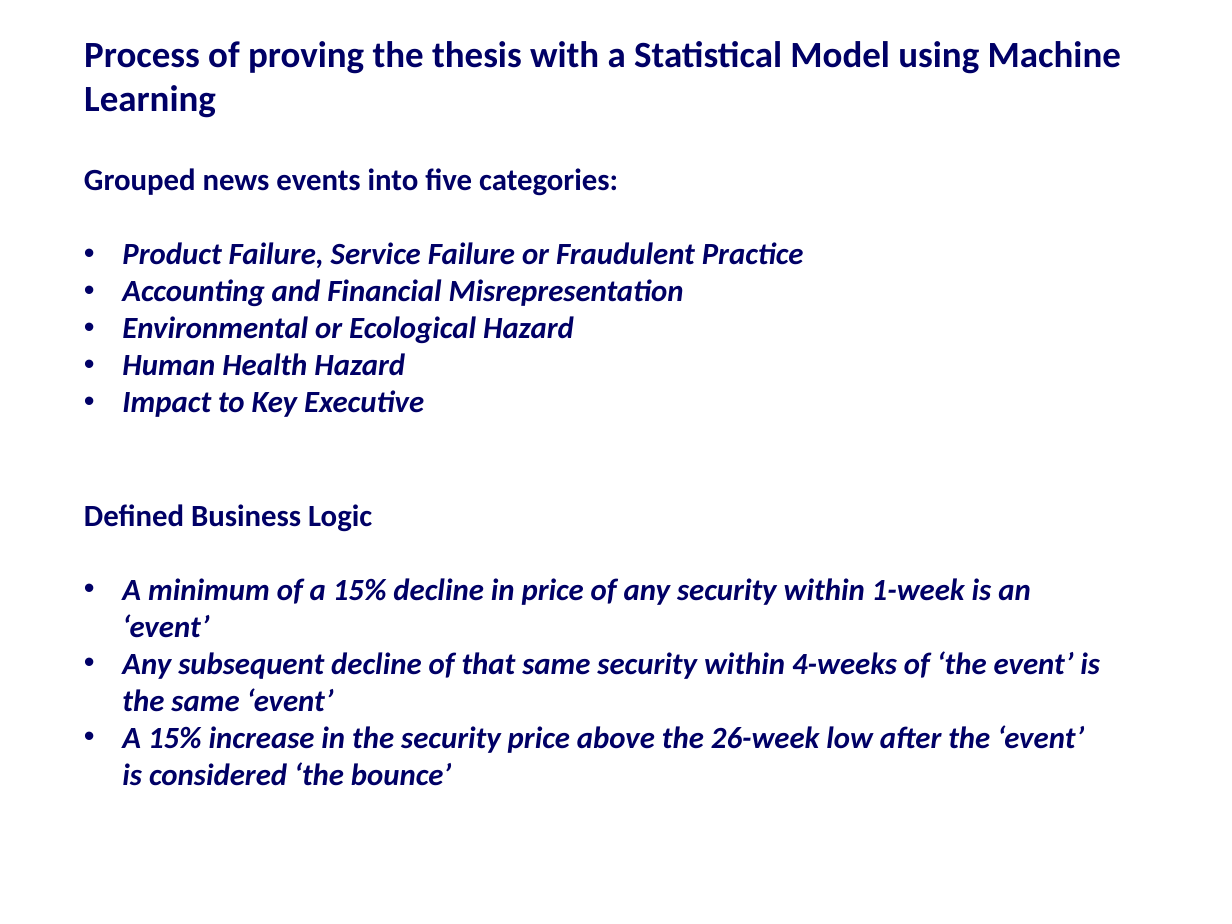
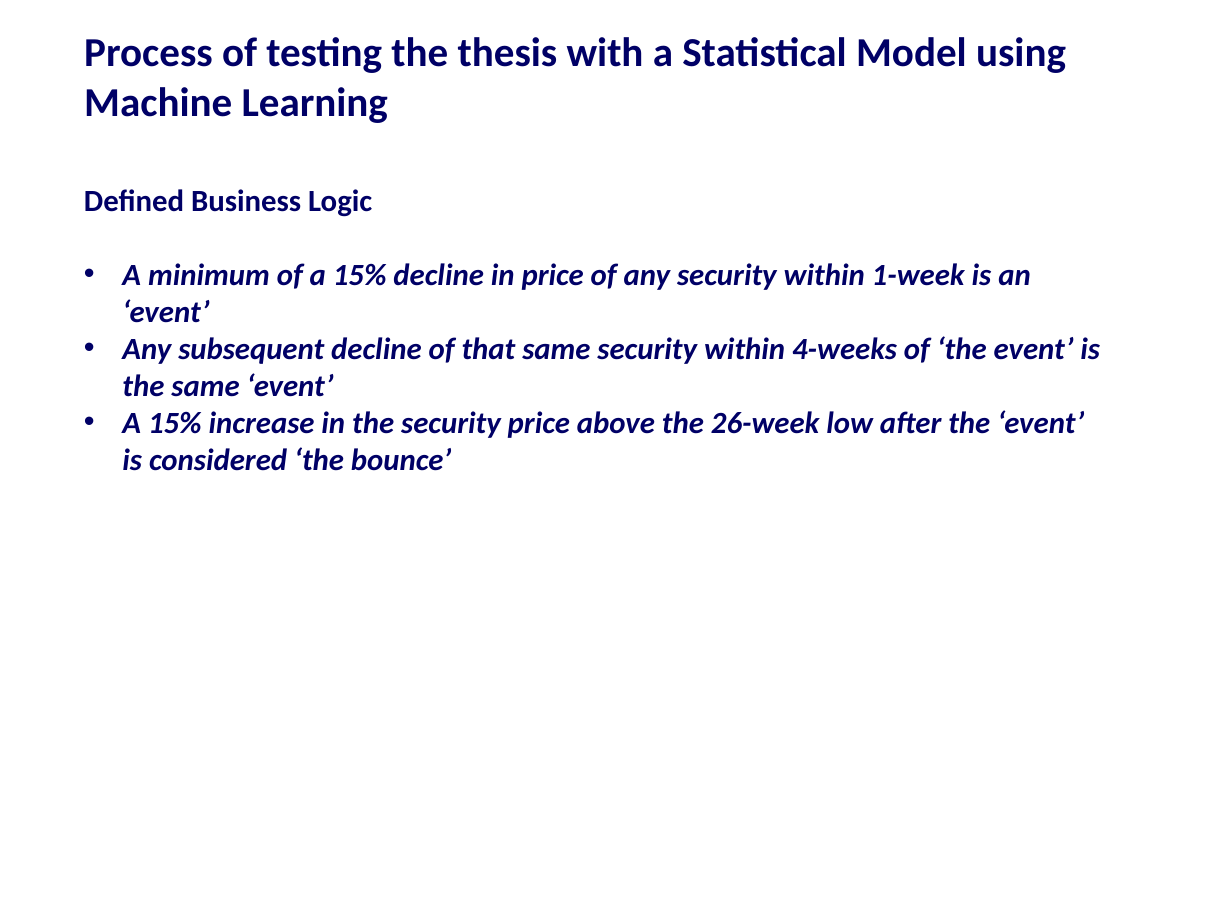
Before and after one commit to harshil753/Bounce_Back, a slide deck: slide 11 of Bounce_Back 24012018v1.pptx. Drawn at 1232x924 pixels with LibreOffice and Linux fonts; fonts in the diff are those of the drawing. Boxes give left, top, right and bottom in pixels: in the first picture for what was removed or moved away, otherwise in the second. Text is boxed around its words. In the diff, an @@ line names an element or a change of style, - is before the commit and + after.

```diff
--- a/Bounce_Back 24012018v1.pptx
+++ b/Bounce_Back 24012018v1.pptx
@@ title at <box>84,37,1066,123</box>: text changed; size 21.6 to 24 pt @@
-Process of proving the thesis with a Statistical Model using Machine Learning
+Process of testing the thesis with a Statistical Model using Machine Learning
@@ text "Defined Business Logic": place and size @@
-text "Defined Business Logic" at <box>84,504,1100,786</box>
+text "Defined Business Logic" at <box>84,189,1100,471</box>
@@ text removed at <box>84,168,804,417</box> @@
-Grouped news events into five categories:
-• Product Failure, Service Failure or Fraudulent Practice
-• Accounting and Financial Misrepresentation
-• Environmental or Ecological Hazard
-• Human Health Hazard
-• Impact to Key Executive
```
Also in this commit, not shown: 5 other slides changed, 2 slides added.
